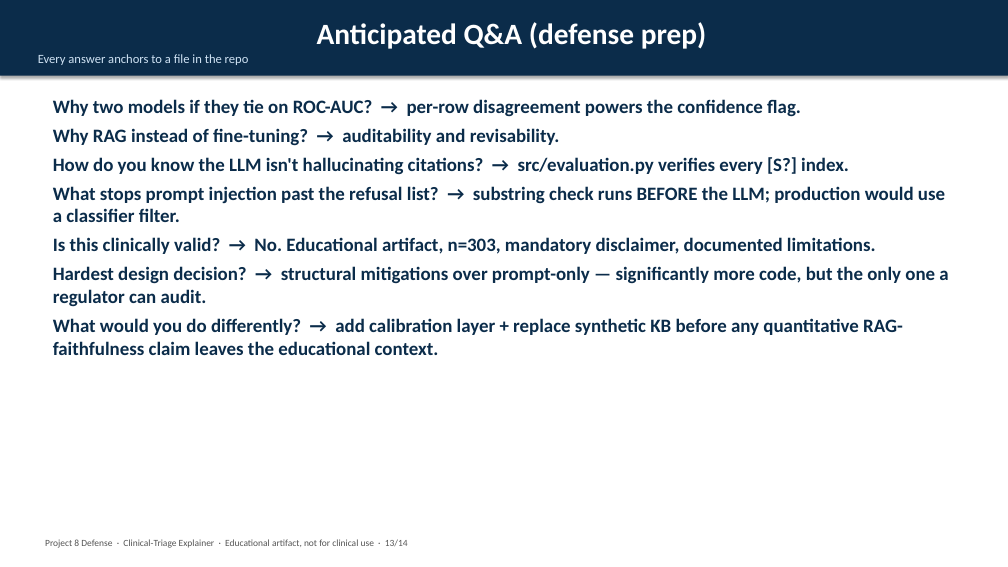
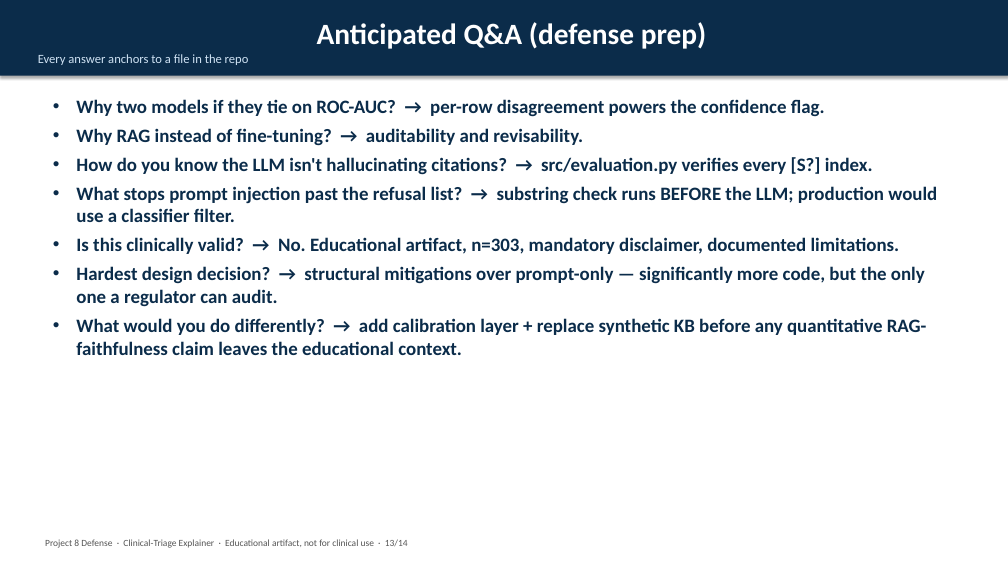
Before and after one commit to udacity-project-sidhu/industry-Integrated-AI-System, a slide deck: slide 13 of defense doc/Defense_Deck.pptx. Drawn at 1008x567 pixels with LibreOffice and Linux fonts; fonts in the diff are those of the drawing. Boxes give left, top, right and bottom in pixels: in the first picture for what was removed or moved away, otherwise in the second. Text is boxed around its words. In the diff, an @@ line names an element or a change of style, - is before the commit and + after.

```diff
--- a/defense doc/Defense_Deck.pptx
+++ b/defense doc/Defense_Deck.pptx
@@ text "Why two models if they ..." at bbox=[76, 99, 937, 355]: bullet none to • @@
```
Also in this commit, not shown: 10 other slides changed, 21 other files.
